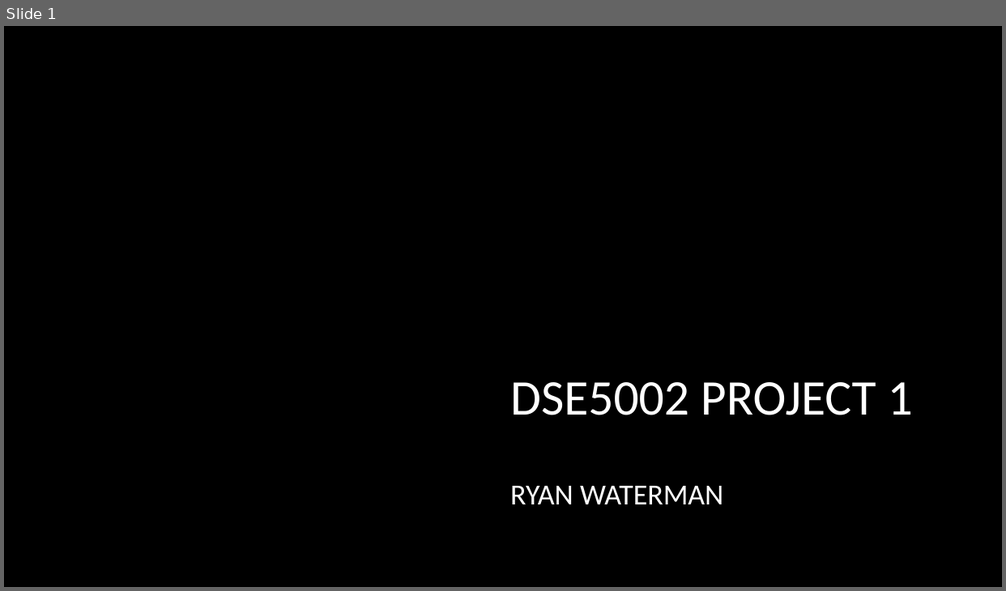
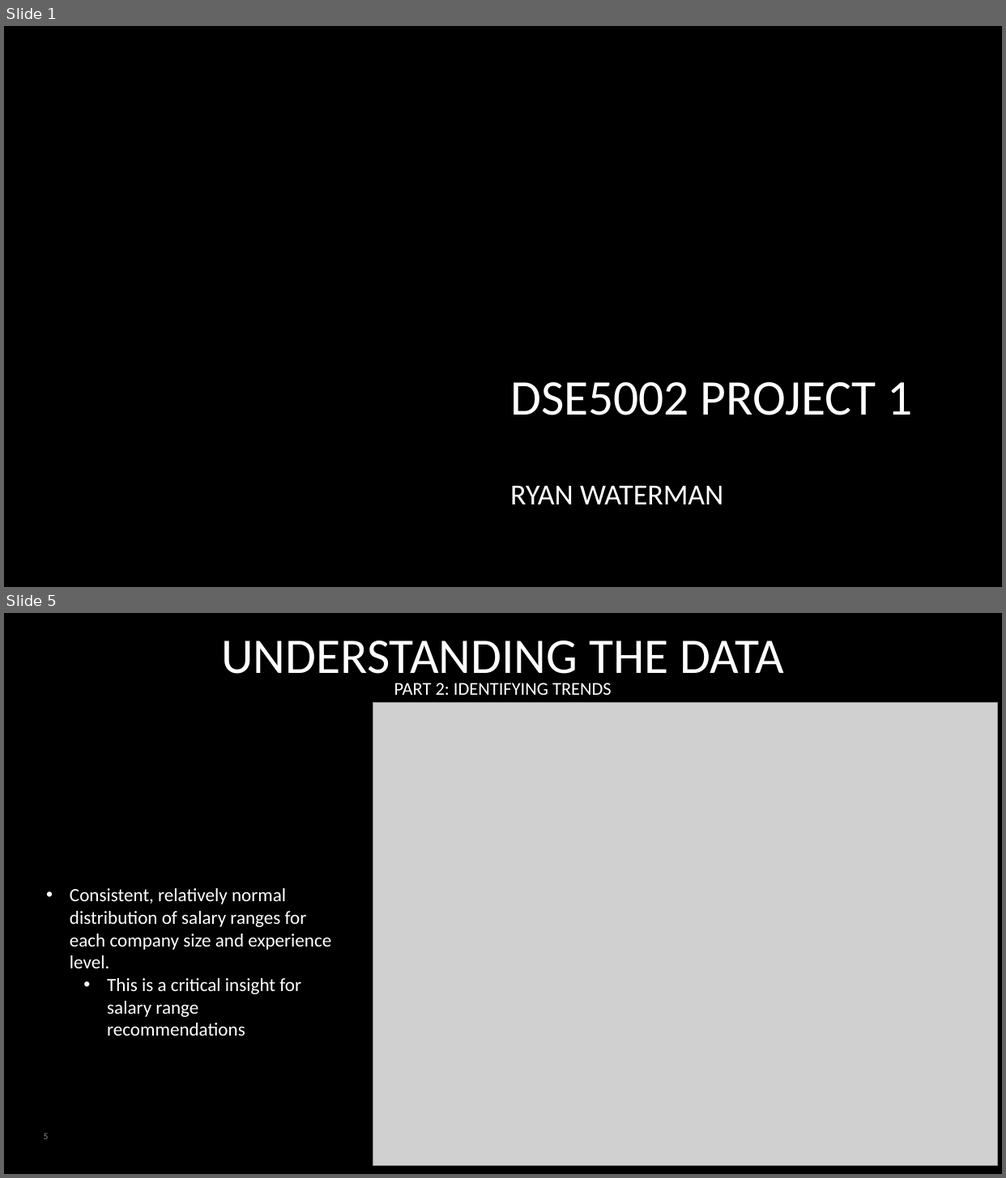
Before and after one commit to rcwaterman/DSE5002_Project_1, a slide deck: Presentation/Project_1_Presentation.pptx. Shown one above the other, each under a label of ours: slide 1 before the commit, slides 1 and 5 after it; the slides between them are not shown. The pictures are 1006x591 and 1006x1178 pixels, drawn with LibreOffice and Linux fonts; fonts in the diff are those of the drawing; grey boxes stand for pictures; background and template pictures are left out. Boxes give left, top, right and bottom in pixels: in the first picture for what was removed or moved away, otherwise in the second. Text is boxed around its words. In the diff, an @@ line names an element or a change of style, - is before the commit and + after.

```diff
--- a/Presentation/Project_1_Presentation.pptx
+++ b/Presentation/Project_1_Presentation.pptx
@@ slide 5 added at [4, 613, 1002, 1174], background #000000 @@
@@ title added at [221, 641, 785, 685], 48 pt, text #FFFFFF @@
+UNDERSTANDING THE DATA
@@ text added at [394, 683, 612, 695], 17.6 pt, text #FFFFFF @@
+PART 2: IDENTIFYING TRENDS
@@ picture added at [373, 703, 997, 1165] @@
@@ text added at [70, 888, 331, 1036], 18 pt, text #FFFFFF @@
+• Consistent, relatively normal distribution of salary ranges for each company size and experience level.
+  • This is a critical insight for salary range recommendations
@@ page number added at [44, 1133, 49, 1139], 9 pt, text #8C8C8C @@
+5
```
Also in this commit, not shown: 10 other slides added, 1 slide removed, 5 other files.
